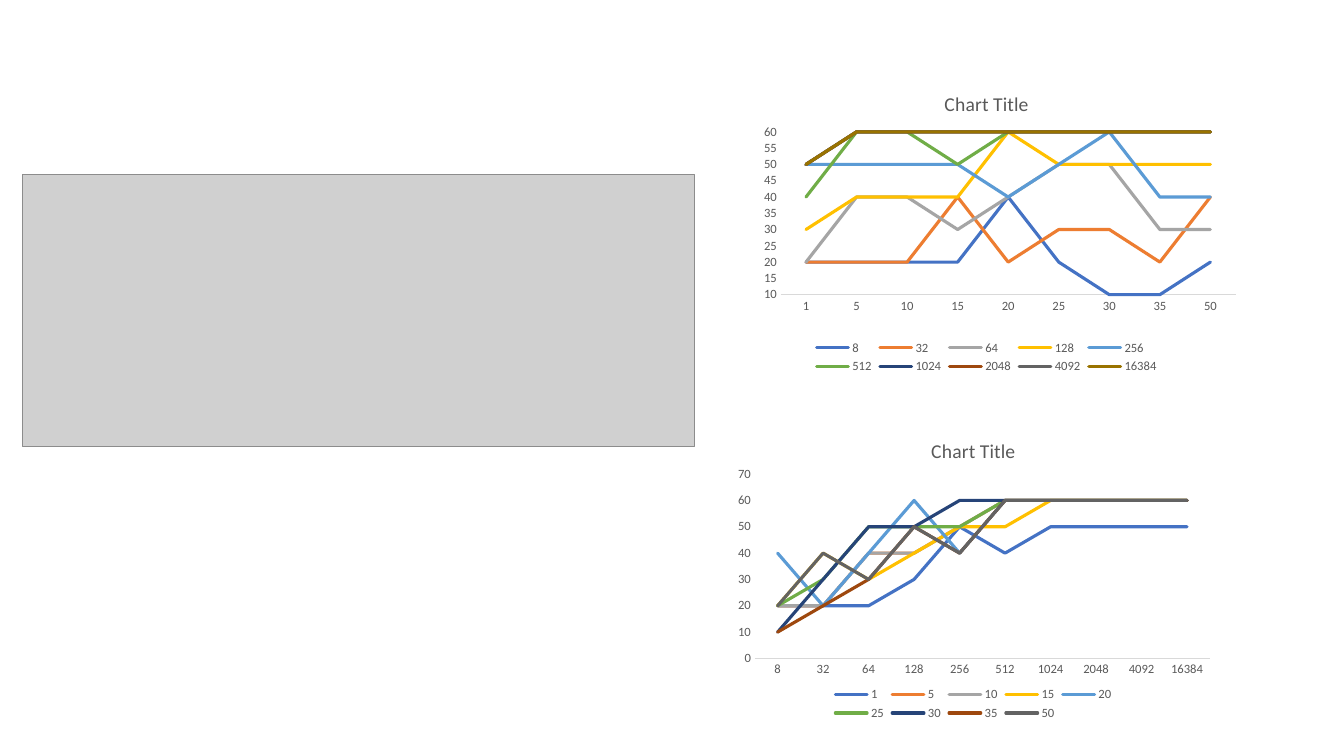
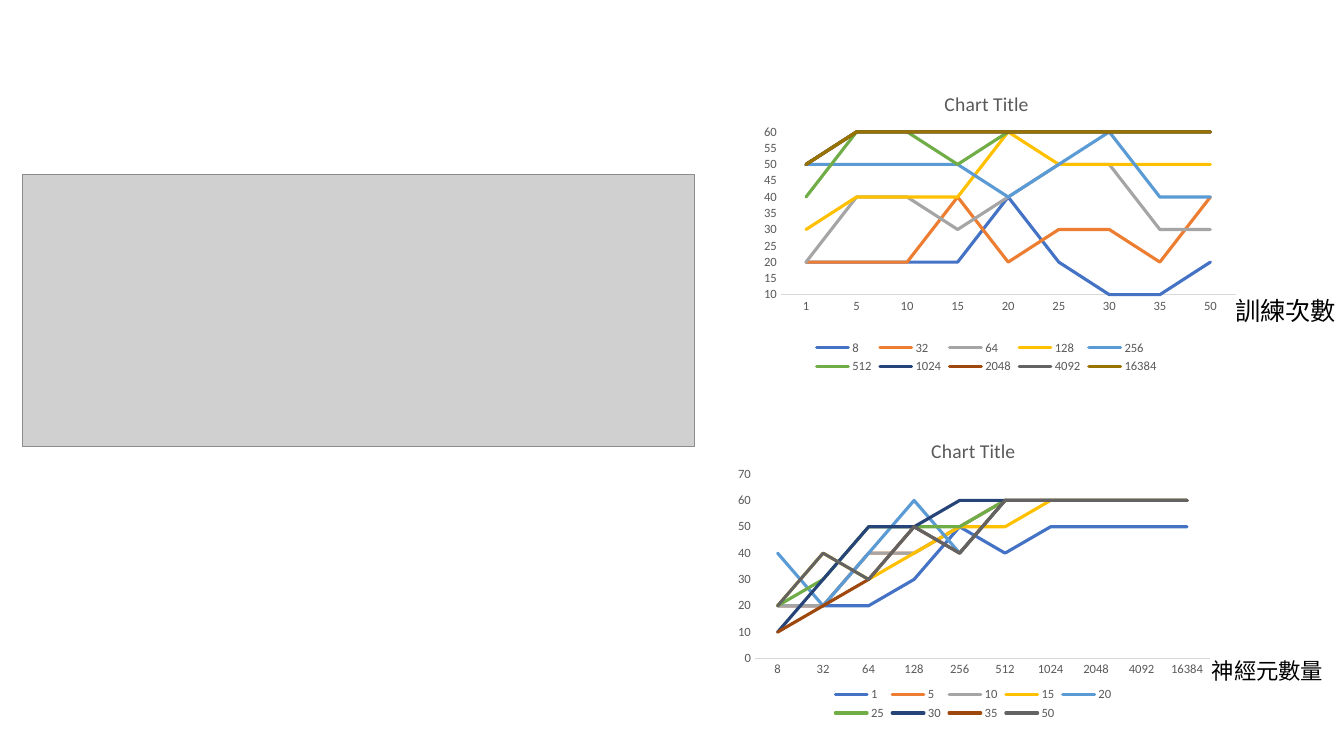
Before and after one commit to 100001010/university-project, a slide deck: slide 11 of report/人工智慧簡報.pptx. Drawn at 1344x756 pixels with LibreOffice and Linux fonts; fonts in the diff are those of the drawing; grey boxes stand for pictures. Boxes give left, top, right and bottom in pixels: in the first picture for what was removed or moved away, otherwise in the second. Text is boxed around its words. In the diff, an @@ line names an element or a change of style, - is before the commit and + after.

```diff
--- a/report/人工智慧簡報.pptx
+++ b/report/人工智慧簡報.pptx
@@ text added at [1235, 298, 1336, 322], 18 pt, text #000000 @@
+訓練次數
@@ text added at [1212, 660, 1324, 681], 16 pt, text #000000 @@
+神經元數量
```
Also in this commit, not shown: 6 other slides changed, 1 slide added, 1 slide removed.
